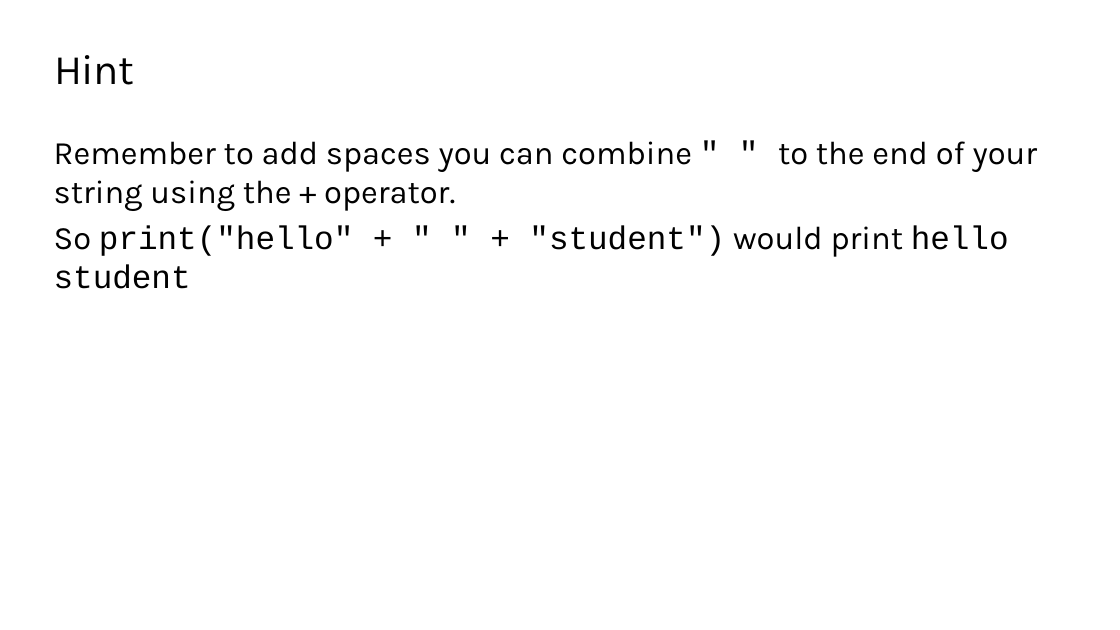
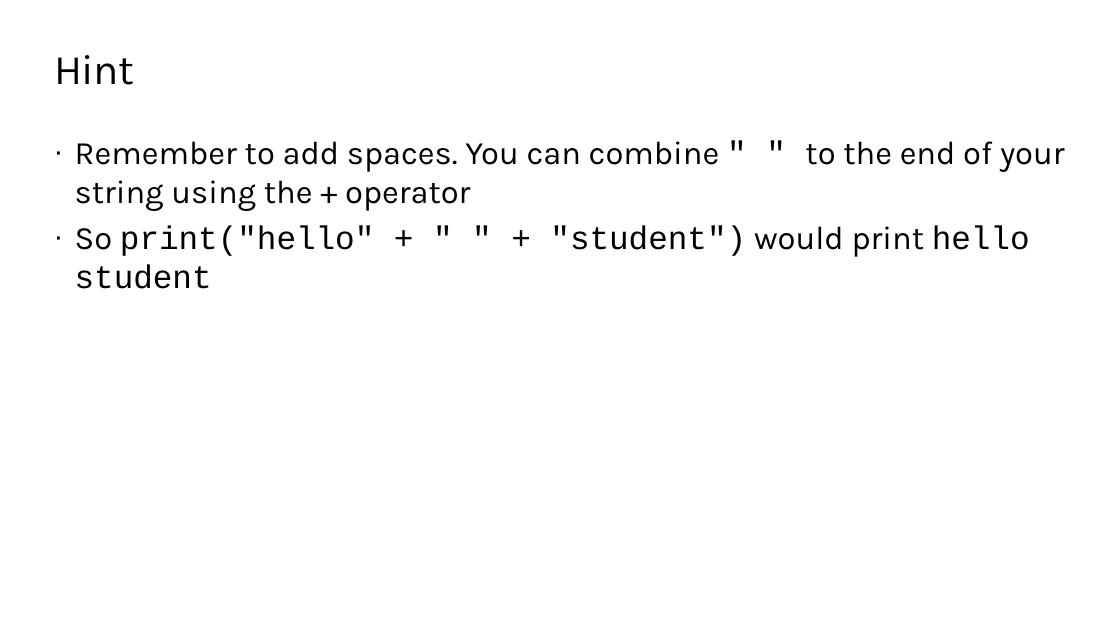
Before and after one commit to TEALSK12/2nd-semester-introduction-to-computer-science, a slide deck: slide 14 of units/1_unit/slidedecks/Intro Python 1.04 TEALS.pptx (slide 15 before the commit). Drawn at 1120x630 pixels with LibreOffice and Linux fonts; fonts in the diff are those of the drawing; background and template pictures are left out. Boxes give left, top, right and bottom in pixels: in the first picture for what was removed or moved away, otherwise in the second. Text is boxed around its words. In the diff, an @@ line names an element or a change of style, - is before the commit and + after.

```diff
--- a/units/1_unit/slidedecks/Intro Python 1.04 TEALS.pptx
+++ b/units/1_unit/slidedecks/Intro Python 1.04 TEALS.pptx
@@ text at bbox=[75, 141, 1065, 211]: text changed @@
-Remember to add spaces you can combine " " to the end of your string using the + operator.
+· Remember to add spaces. You can combine " " to the end of your string using the + operator
@@ text at bbox=[75, 225, 1030, 289]: bullet none to · @@
```
Also in this commit, not shown: 12 other slides changed.
